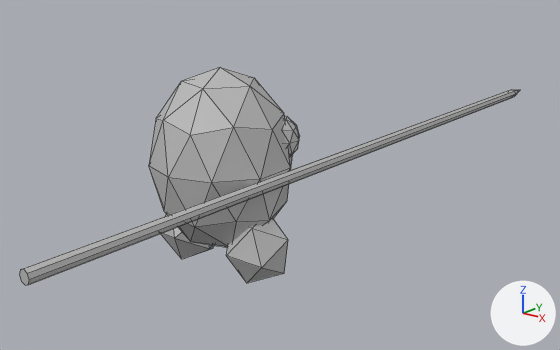
A saved change to the Blender file public/models/azuki_spear_baked.blend.
One viewpoint serves both versions: a 50 mm camera at (7.11, -7.41, 4.46) aimed at (-0.28, 1.6, 0.76). Arrows for +X, +Y and +Z are at lower right; the lights stay in place. Mesh edges are drawn as thin lines.

Before the edit, the objects in view are built like this:
```python
mat_material = principled_material('Material')
mat_material.base_color = (0.5, 0.5, 0.5)  # grey #bcbcbc
me_bodysubnode = bpy.data.meshes.new('BodySubnode')
me_bodysubnode.from_pydata(...)  # 174 vertices, 298 faces; spans x -1.08..1.08, y -3.74..7.82, z -0.15..2.7
me_bodysubnode.materials.append(mat_material)  # grey #bcbcbc
ob_body = bpy.data.objects.new('Body', me_bodysubnode)
ob_body.location = (0.0, 0.0, 0.0)
```
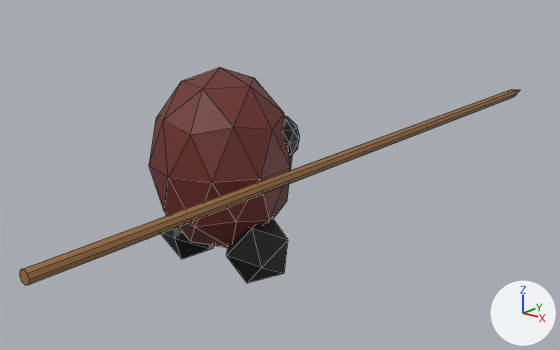
Location of each change, [x1, y1, x2, y2] in pixels of the pictures (560 x 350 px):
'Body', surface changed: [19, 67, 520, 285] in both

The change, as a list of edits to the scene's bpy script:
```text
Add img_bakedestimage:
    img_bakedestimage = load_image('BakeDestImage', '_unpacked/BakeDestImage', 1024, 1024, 'sRGB')
Change mat_material:
    remove mat_material.base_color = (0.5, 0.5, 0.5)  # grey #bcbcbc
    add mat_material.texture = img_bakedestimage
```
